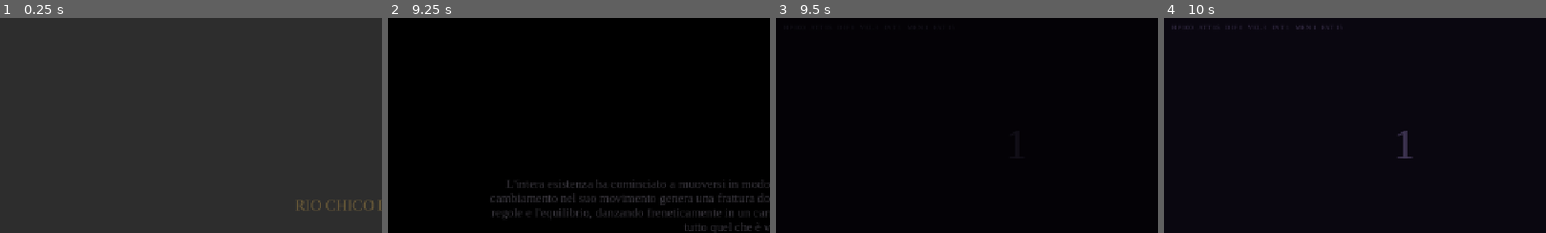
Above: before the commit, frames 1-4 (left to right).
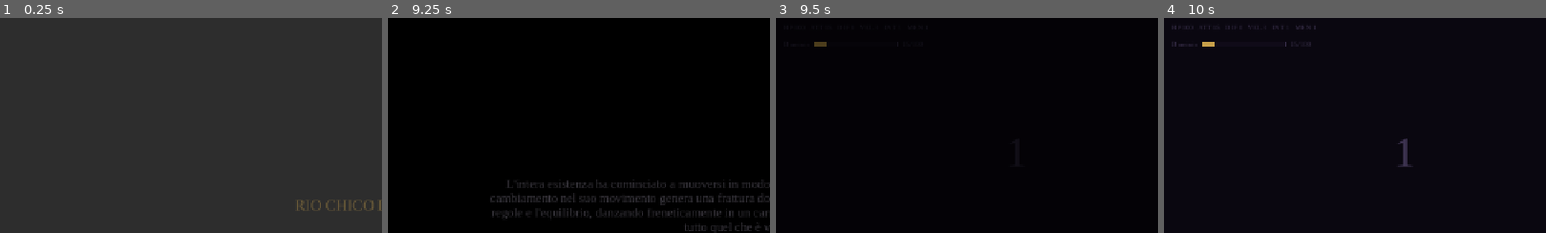
Above: after the commit, the same moments.

Repository: Rio-Chico-Devs/Carnivalz
Game: Godot game, scene res://scenes/Splash.tscn
Two runs of this game, one before a commit and one after it. Both use one fixed random seed, a clock stepped at 60 frames per second and the inputs below.
Inputs (mouse positions are % of the whole screen's width and height, from its top left):
- Up to frame 1 (0.25 s): no input
- Up to frame 2 (9.25 s): click (50, 50) at 0.5 s; click (50, 50) at 1.25 s; click "1. Nuova partita" at 2 s; click (50, 47) at 2.77 s; type "12" at 2.85 s; click "2. Nuova partita" at 3.5 s; click "3. Nuova partita" at 4.25 s; click "4. Nuova partita" at 5 s; click "5. Nuova partita" at 5.75 s; click (50, 50) at 6.5 s; click (50, 50) at 7.25 s; click (50, 50) at 8 s; tap Enter (ui_accept) at 8.75, 9.02 s; move the mouse to (72, 45) at 8.77 s; click (72, 45) at 8.92 s
- Up to frame 3 (9.5 s): no input
- Up to frame 4 (10 s): click (50, 50) at 9.5 s
The pictures show only the part of the screen within x 3-53%, y 6-56%; the shares and areas given below are measured in that part.

Frames 1-2 are identical in both runs. In frame 3, less than 0.1% of the frame differs, in the area x 10-14%, y 11-14%; in frame 4, 0.3%, in the area x 2-66%, y 3-70%.

Commit message:
Il titolo di una zona sta su una riga, e la barra di dominio si vede
Due bug trovati da Bru guardando lo schermo, che 8389 verifiche non avevano
visto. Non e' un caso: nessuna delle due cose si poteva vedere leggendo i
dati - sono proprieta' di come le cose finiscono sullo schermo, e vanno
misurate sullo schermo.

IL TITOLO INCOLONNATO

"Pianure di Redenna" veniva scritto una lettera per riga. Con l'autowrap
acceso la larghezza minima di una Label collassa a quella del carattere
piu' largo - e' letteralmente il suo minimo - e dentro un CenterContainer,
che dimensiona il figlio proprio sul minimo, viene fuori una colonna di
lettere. La larghezza minima c'era nel caso con l'immagine (760) e non
c'era senza: cioe' mancava nel caso normale.

prova_carta_del_titolo_sta_su_una_riga apre la schermata vera, mostra i
nomi di zona veri e guarda quanto e' larga l'etichetta e su quante righe
finisce il testo. Col codice di prima dice: "la carta del titolo e' larga
113 pixel".

LA BARRA DI DOMINIO

Bru: "non vedo la barra di dominio". Non la vedeva perche' non c'era: al
suo posto c'era "FAT 15" in fondo a una riga di sette numeri. Ma il dominio
non e' una statistica come le altre - e' quello che si carica mentre giochi
e che spendi in un colpo solo - e una cosa che sale e scende va guardata,
non letta.

Adesso c'e' una barra vera, disegnata col segnale draw (Stile.barra), sotto
le statistiche nella schermata di gioco e sotto la vita nelle schede del
party in combattimento. Quando e' piena cambia colore, perche' quello e'
l'unico momento che conta. Il numero esce dalla riga delle stat: scriverlo
due volte lo rifarebbe diventare un numero fra gli altri.

Le prove nuove verificate tutte e quattro rompendo il codice apposta,
compresa la rimessa in piedi del bug originale del titolo.

8402 verifiche, nessun problema.

Co-Authored-By: Claude Opus 5 <noreply@anthropic.com>
Claude-Session: https://claude.ai/code/session_01AE7uzpDH1Lo1PHb29aXJxZ

Diff:
--- a/prove/Prove.gd
+++ b/prove/Prove.gd
@@ -60,6 +60,8 @@
 	prova_corazza_che_cresce()
 	prova_colori_del_danno()
 	prova_abilita_di_combattimento()
+	await prova_carta_del_titolo_sta_su_una_riga()
+	prova_barra_di_dominio_si_vede()
 	prova_ogni_abilita_gira_davvero()
 	prova_attacchi_darma()
 	prova_linee_abilita()
@@ -1217,6 +1219,88 @@
 					% [id_creatura, livello_eroe, incassi, tetto_incassi, nome_ruolo])
 	esigi(esaminate > 20,
 			"la prova ha guardato solo %d creature che scalano: il filtro si e' stretto" % esaminate)
+	GameState.nuova_partita()
+
+func prova_carta_del_titolo_sta_su_una_riga() -> void:
+	# IL BUG CHE 8389 VERIFICHE NON HANNO VISTO, e che si vedeva al primo
+	# sguardo: "Pianure di Redenna" scritto una lettera per riga.
+	#
+	# Con l'autowrap acceso, la larghezza minima di una Label collassa a quella
+	# del carattere piu' largo - e' letteralmente il suo minimo. Dentro un
+	# CenterContainer, che dimensiona il figlio proprio sul minimo, viene fuori
+	# una colonna di lettere. Nessuna prova poteva accorgersene guardando i
+	# dati: e' una proprieta' di come il testo finisce sullo schermo, e va
+	# misurata sullo schermo.
+	titolo("il titolo di una zona sta su una riga, non una lettera per riga")
+	GameState.nuova_partita()
+	var schermata: Node = load("res://scenes/Main.tscn").instantiate()
+	add_child(schermata)
+	# i titoli veri del gioco, non uno inventato per l'occasione
+	var titoli: Array[String] = ["Pianure di Redenna"]
+	var dati: Variant = GameState.carica_json("res://data/mappa.json")
+	if dati is Dictionary:
+		for voce in (dati as Dictionary).get("punti", []):
+			var nome := String(voce.get("nome", ""))
+			if nome != "" and not nome in titoli:
+				titoli.append(nome)
+	esigi(titoli.size() >= 2, "non si e' trovato nessun nome di zona da provare")
+	for testo in titoli:
+		schermata.mostra_carta_titolo(testo)
+		# il layout non e' pronto finche' il contenitore non l'ha calcolato
+		await get_tree().process_frame
+		var etichetta: Label = schermata.testo_titolo
+		esigi(etichetta.size.x > 200.0,
+				"la carta del titolo e' larga %d pixel: il testo ci finisce incolonnato"
+				% int(etichetta.size.x))
+		esigi(etichetta.get_line_count() <= 2,
+				"'%s' viene spezzato su %d righe: e' il titolo incolonnato"
+				% [testo, etichetta.get_line_count()])
+	schermata.free()
+	GameState.nuova_partita()
+
+func prova_barra_di_dominio_si_vede() -> void:
+	# Bru: "non vedo la barra di dominio". Non la vedeva perche' non c'era: al
+	# suo posto c'era "FAT 15" in fondo a una riga di sette numeri. Il dominio
+	# e' quello che si carica mentre giochi e che spendi in un colpo solo, e una
+	# cosa che sale e scende va guardata, non letta.
+	titolo("la barra di dominio c'e', e si riempie insieme al dominio")
+	GameState.nuova_partita()
+	var schermata: Node = load("res://scenes/Main.tscn").instantiate()
+	add_child(schermata)
+	esigi(schermata.barra_dominio != null, "nella schermata di gioco non c'e' nessuna barra di dominio")
+	if schermata.barra_dominio == null:
+		schermata.free()
+		return
+	esigi(schermata.barra_dominio.custom_minimum_size.x > 0.0,
+			"la barra di dominio e' larga zero: c'e' ma non si vede")
+	# si riempie per davvero, e in proporzione
+	var letta := func() -> float:
+		return float(schermata.barra_dominio.get_meta("quota", -1.0))
+	GameState.punti_stat["fattore"] = 0 - GameState.stat_base_di("fattore")
+	schermata.aggiorna_barra_dominio()
+	esigi(is_zero_approx(letta.call()), "col dominio a zero la barra e' piena il %d%%"
+			% int(letta.call() * 100))
+	GameState.punti_stat["fattore"] = 50 - GameState.stat_base_di("fattore")
+	schermata.aggiorna_barra_dominio()
+	esigi(absf(letta.call() - 0.5) < 0.02,
+			"col dominio a 50 la barra e' piena il %d%% invece che a meta'" % int(letta.call() * 100))
+	GameState.punti_stat["fattore"] = 100 - GameState.stat_base_di("fattore")
+	schermata.aggiorna_barra_dominio()
+	esigi(absf(letta.call() - 1.0) < 0.001, "col dominio al massimo la barra non e' piena")
+	# e in campo la vede anche la scheda di chi giochi tu
+	GameState.nuova_partita()
+	GameState.nemici_combattimento = ["goblin_tipico"]
+	var scontro: Node = load("res://scenes/Combattimento.tscn").instantiate()
+	scontro.limite_giri = 1
+	scontro.strategia = func(_s, _c) -> Dictionary: return {"tipo": "difendi"}
+	add_child(scontro)
+	var trovata := false
+	for combattente in scontro.combattenti:
+		if combattente.giocatore and combattente.get("barra_dominio", null) != null:
+			trovata = true
+	esigi(trovata, "in combattimento la scheda del party non ha la barra di dominio")
+	scontro.free()
+	schermata.free()
 	GameState.nuova_partita()
 
 func prova_ogni_abilita_gira_davvero() -> void:
--- a/scripts/Combattimento.gd
+++ b/scripts/Combattimento.gd
@@ -385,6 +385,7 @@
 		"scheda": nodi["scheda"],
 		"etichetta_vita": nodi["etichetta_vita"],
 		"etichetta_extra": nodi["etichetta_extra"],
+		"barra_dominio": nodi.get("barra_dominio", null),
 	}
 	combattenti.append(combattente)
 	aggiorna_scheda(combattente)
--- a/scripts/Main.gd
+++ b/scripts/Main.gd
@@ -62,6 +62,8 @@
 @onready var etichetta_party: Label = %Party
 @onready var etichetta_risorse: Label = %Risorse
 @onready var etichetta_stat: Label = %BarraStat
+var barra_dominio: Control = null
+var etichetta_dominio: Label = null
 @onready var carta_titolo: Control = %CartaTitolo
 @onready var colonna_titolo: VBoxContainer = %ColonnaTitolo
 @onready var testo_titolo: Label = %TestoTitolo
@@ -111,6 +113,7 @@
 	Stile.etichetta_piccola(etichetta_risorse)
 	etichetta_stat.add_theme_font_size_override("font_size", Stile.dimensione("minuscolo"))
 	etichetta_stat.add_theme_color_override("font_color", Stile.colore("bordo"))
+	costruisci_barra_dominio()
 	testo_titolo.add_theme_font_size_override("font_size", Stile.dimensione("titolo"))
 	testo_titolo.add_theme_color_override("font_color", Stile.colore("accento"))
 	# Una scena puo' fermarsi su un'illustrazione: usa lo stesso velo a schermo
@@ -352,7 +355,15 @@
 	testo_titolo.add_theme_font_size_override("font_size",
 			Stile.dimensione("corpo") if percorso_immagine != "" else Stile.dimensione("titolo"))
 	testo_titolo.autowrap_mode = TextServer.AUTOWRAP_WORD_SMART
-	testo_titolo.custom_minimum_size = Vector2(760, 0) if percorso_immagine != "" else Vector2.ZERO
+	# UNA LARGHEZZA MINIMA CI VUOLE SEMPRE, e senza era il bug che si vedeva
+	# nello screenshot: "Pianure di Redenna" scritto una lettera per riga.
+	#
+	# Con l'autowrap acceso, la larghezza minima di una Label collassa a quella
+	# del carattere piu' largo - e' la sua dimensione "minima" nel senso letterale.
+	# Dentro un CenterContainer, che dimensiona il figlio proprio sul suo minimo,
+	# il risultato e' una colonna di lettere. Con l'immagine il minimo c'era
+	# (760), senza no: e la carta del titolo senza immagine e' il caso normale.
+	testo_titolo.custom_minimum_size = Vector2(760, 0)
 	carta_titolo.visible = true
 	carta_titolo.modulate.a = 0.0
 	var comparsa := create_tween()
@@ -777,6 +788,44 @@
 
 # --- barra di stato ---
 
+const DOMINIO_MASSIMO := 100.0
+
+func costruisci_barra_dominio() -> void:
+	# LA BARRA DI DOMINIO, che Bru non trovava perche' non c'era: c'era un
+	# "FAT 15" in fondo a una riga di sette numeri. Il dominio non e' una
+	# statistica come le altre - e' quello che si carica mentre giochi e che
+	# spendi in un colpo solo - e una cosa che sale e scende va guardata, non
+	# letta.
+	var riga := HBoxContainer.new()
+	riga.name = "RigaDominio"
+	riga.mouse_filter = Control.MOUSE_FILTER_IGNORE
+	riga.add_theme_constant_override("separation", 8)
+	var nome := Label.new()
+	nome.text = "Dominio"
+	nome.add_theme_font_size_override("font_size", Stile.dimensione("minuscolo"))
+	nome.add_theme_color_override("font_color", Stile.colore("bordo"))
+	riga.add_child(nome)
+	barra_dominio = Stile.barra(140, 7)
+	barra_dominio.size_flags_vertical = Control.SIZE_SHRINK_CENTER
+	riga.add_child(barra_dominio)
+	etichetta_dominio = Label.new()
+	etichetta_dominio.add_theme_font_size_override("font_size", Stile.dimensione("minuscolo"))
+	etichetta_dominio.add_theme_color_override("font_color", Stile.colore("bordo"))
+	riga.add_child(etichetta_dominio)
+	var colonna := etichetta_stat.get_parent()
+	colonna.add_child(riga)
+	colonna.move_child(riga, etichetta_stat.get_index() + 1)
+
+func aggiorna_barra_dominio() -> void:
+	if barra_dominio == null:
+		return
+	var quanto := GameState.stat_di("fattore")
+	Stile.riempi_barra(barra_dominio, quanto / DOMINIO_MASSIMO)
+	etichetta_dominio.text = "%d/%d" % [quanto, int(DOMINIO_MASSIMO)]
+	# quando e' carica lo deve dire: e' il momento in cui vale la pena spenderla
+	etichetta_dominio.add_theme_color_override("font_color",
+			Stile.colore("accento") if quanto >= int(DOMINIO_MASSIMO) else Stile.colore("bordo"))
+
 func aggiorna_stato() -> void:
 	var nomi: Array[String] = []
 	for id_classe in GameState.party:
@@ -786,8 +835,11 @@
 		GameState.livello_di(GameState.id_protagonista), GameState.tazo,
 		GameState.sacca.size(), int(GameState.regole.get("sacca_massima", 20)), GameState.legame,
 	]
-	etichetta_stat.text = "HP %d   ATT %d   DIF %d   VEL %d   INT %d   MEN %d   FAT %d" % [
+	# il Dominio esce dalla riga di numeri: adesso ha la sua barra qui sotto,
+	# e scriverlo due volte lo renderebbe solo un numero in mezzo agli altri
+	etichetta_stat.text = "HP %d   ATT %d   DIF %d   VEL %d   INT %d   MEN %d" % [
 		GameState.stat_di("hp"), GameState.stat_di("attacco"), GameState.stat_di("difesa"),
 		GameState.stat_di("velocita"), GameState.stat_di("intelligenza"),
-		GameState.stat_di("forza_mentale"), GameState.stat_di("fattore"),
+		GameState.stat_di("forza_mentale"),
 	]
+	aggiorna_barra_dominio()
--- a/scripts/Stile.gd
+++ b/scripts/Stile.gd
@@ -291,6 +291,36 @@
 	etichetta_piccola(etichetta)
 	return etichetta
 
+func barra(larghezza := 120, altezza := 8) -> Control:
+	# UNA BARRA, non un numero. "Dominio 15" e' un'informazione; una barra che
+	# si riempie e poi si svuota e' una cosa che GUARDI mentre gioca. Il
+	# dominio e' uno sfogo che si carica e si scarica, e senza vederlo salire
+	# non c'e' niente da aspettare.
+	#
+	# Disegnata col segnale draw invece che con una ProgressBar: cosi' non serve
+	# ne' uno script suo ne' un tema a parte, e il pieno puo' cambiare colore
+	# quando la barra e' carica - che e' l'unico momento che conta.
+	var telaio := Control.new()
+	telaio.custom_minimum_size = Vector2(larghezza, altezza)
+	telaio.mouse_filter = Control.MOUSE_FILTER_IGNORE
+	telaio.set_meta("quota", 0.0)
+	telaio.draw.connect(func() -> void:
+		var quota := clampf(float(telaio.get_meta("quota", 0.0)), 0.0, 1.0)
+		var dentro := Rect2(Vector2.ZERO, telaio.size)
+		telaio.draw_rect(dentro, colore("pannello"))
+		if quota > 0.0:
+			var piena := quota >= 0.999
+			telaio.draw_rect(Rect2(Vector2.ZERO, Vector2(telaio.size.x * quota, telaio.size.y)),
+					colore("accento") if piena else colore("bordo_acceso"))
+		telaio.draw_rect(dentro, colore("bordo"), false, 1.0))
+	return telaio
+
+func riempi_barra(telaio: Control, quota: float) -> void:
+	if telaio == null or not is_instance_valid(telaio):
+		return
+	telaio.set_meta("quota", clampf(quota, 0.0, 1.0))
+	telaio.queue_redraw()
+
 func etichetta_piccola(etichetta: Label) -> void:
 	etichetta.add_theme_font_size_override("font_size", dimensione("piccolo"))
 	etichetta.add_theme_color_override("font_color", colore("testo_smorzato"))
--- a/scripts/combattimento/Campo.gd
+++ b/scripts/combattimento/Campo.gd
@@ -53,6 +53,15 @@
 	var vita := Label.new()
 	vita.horizontal_alignment = HORIZONTAL_ALIGNMENT_CENTER
 	scheda.add_child(vita)
+	# LA BARRA DI DOMINIO, sotto la vita. Solo per chi giochi tu: di un nemico
+	# il dominio si scopre studiandolo, e resta una riga di testo. Della tua
+	# squadra invece e' la cosa che stai aspettando che si riempia, e aspettare
+	# un numero in una riga di sei non e' aspettare niente
+	var dominio: Control = null
+	if giocatore:
+		dominio = Stile.barra(84, 5)
+		dominio.size_flags_horizontal = Control.SIZE_SHRINK_CENTER
+		scheda.add_child(dominio)
 	var extra := Label.new()
 	extra.horizontal_alignment = HORIZONTAL_ALIGNMENT_CENTER
 	extra.add_theme_font_size_override("font_size", 12)
@@ -79,7 +88,8 @@
 		if e_il_centrale:
 			ritratto.imposta_grande(true)
 		ritratto.mostra(id_personaggio)
-	return {"scheda": scheda, "etichetta_vita": vita, "etichetta_extra": extra}
+	return {"scheda": scheda, "etichetta_vita": vita, "etichetta_extra": extra,
+			"barra_dominio": dominio}
 
 func aggiorna(combattente: Dictionary) -> void:
 	# un nemico battuto lascia il campo: si dissolve e sparisce, non resta li'
@@ -108,6 +118,8 @@
 	else:
 		combattente.etichetta_vita.text = "♥ %d/%d" % [combattente.hp, combattente.hp_max]
 	combattente.etichetta_extra.text = dettagli_di(combattente)
+	if combattente.get("barra_dominio", null) != null:
+		Stile.riempi_barra(combattente.barra_dominio, float(combattente.fattore) / 100.0)
 
 func conosciuta(combattente: Dictionary, strato: int) -> bool:
 	# Studiare era una cosa che si LEGGEVA: premevi, usciva del testo, e sullo
